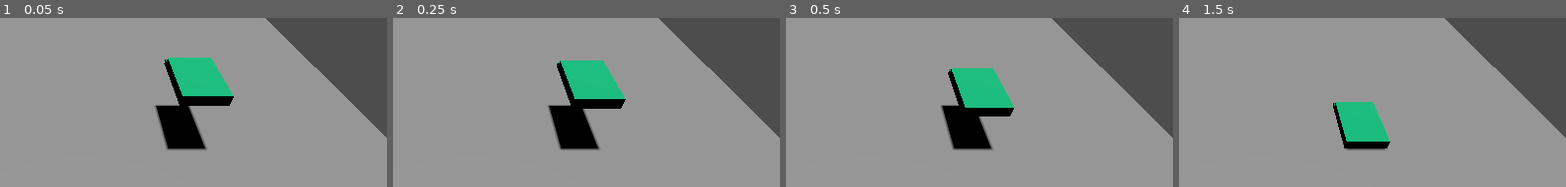
Above: before the commit, frames 1-4 (left to right).
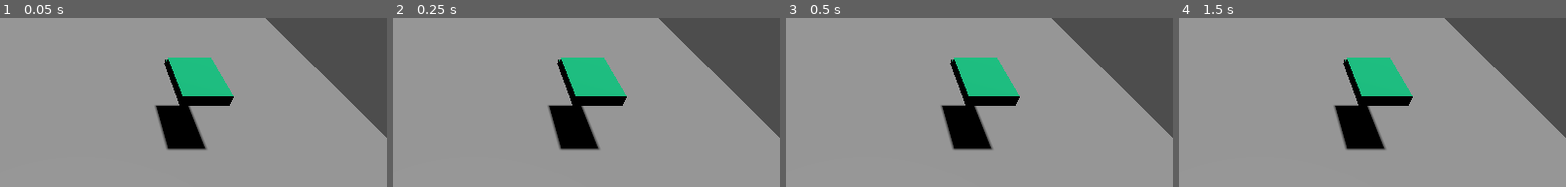
Above: after the commit, the same moments.

Repository: niqzart/godot-tiltrotor
Game: Godot game, scene res://scenes/main/main.tscn
Two runs of this game, one before a commit and one after it. Both use one fixed random seed, a clock stepped at 60 frames per second and the inputs below.
Inputs:
- Up to frame 1 (0.05 s): no input
- Up to frame 2 (0.25 s): no input
- Up to frame 3 (0.5 s): no input
- Up to frame 4 (1.5 s): no input
The pictures show only the part of the screen within x 40-89%, y 6-56%; the shares and areas given below are measured in that part.

The runs differ from the first frame. In frame 1, less than 0.1% of the frame differs, in the area x 44-60%, y 28-47%; in frame 2, 1.0%; in frame 3, 3.3%; in frame 4, 6.5%, in the area x 39-61%, y 23-78%.

Commit message:
feat: basic automatic hovering

Diff:
--- a/project.godot
+++ b/project.godot
@@ -20,6 +20,10 @@
 version_control/plugin_name="GitPlugin"
 version_control/autoload_on_startup=true
 
+[physics]
+
+3d/default_gravity=10.0
+
 [rendering]
 
 renderer/rendering_method="mobile"
--- /dev/null
+++ b/scenes/tiltrotor/tiltrotor.gd
@@ -0,0 +1,9 @@
+extends RigidBody3D
+
+
+func _physics_process(_delta: float) -> void:
+    var right_force: Vector3 = self.transform.basis.y * 5
+    var left_force: Vector3 = self.transform.basis.y * 5
+
+    self.apply_force(right_force, self.transform.basis.x * 2)
+    self.apply_force(left_force, self.transform.basis.x * -2)
--- a/scenes/tiltrotor/tiltrotor.tscn
+++ b/scenes/tiltrotor/tiltrotor.tscn
@@ -1,4 +1,6 @@
-[gd_scene load_steps=6 format=3 uid="uid://bujeg7y8j3lvf"]
+[gd_scene load_steps=7 format=3 uid="uid://bujeg7y8j3lvf"]
+
+[ext_resource type="Script" uid="uid://1phqxfh237gl" path="res://scenes/tiltrotor/tiltrotor.gd" id="1_ry1n4"]
 
 [sub_resource type="BoxShape3D" id="BoxShape3D_pk5h2"]
 size = Vector3(4, 1, 6)
@@ -18,6 +20,7 @@
 size = Vector3(4, 0.5, 6)
 
 [node name="Tiltrotor" type="RigidBody3D"]
+script = ExtResource("1_ry1n4")
 
 [node name="Collidor" type="CollisionShape3D" parent="."]
 shape = SubResource("BoxShape3D_pk5h2")
Not shown, added: scenes/tiltrotor/tiltrotor.gd.uid
